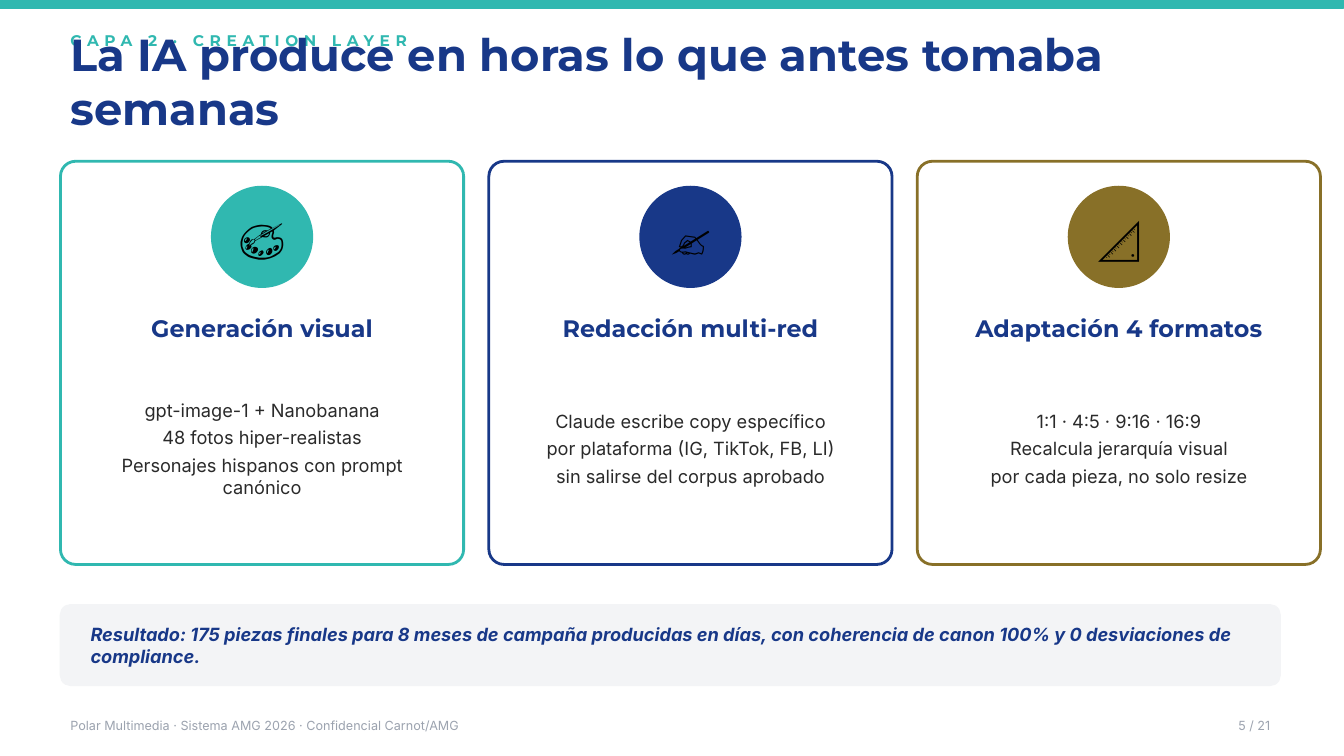
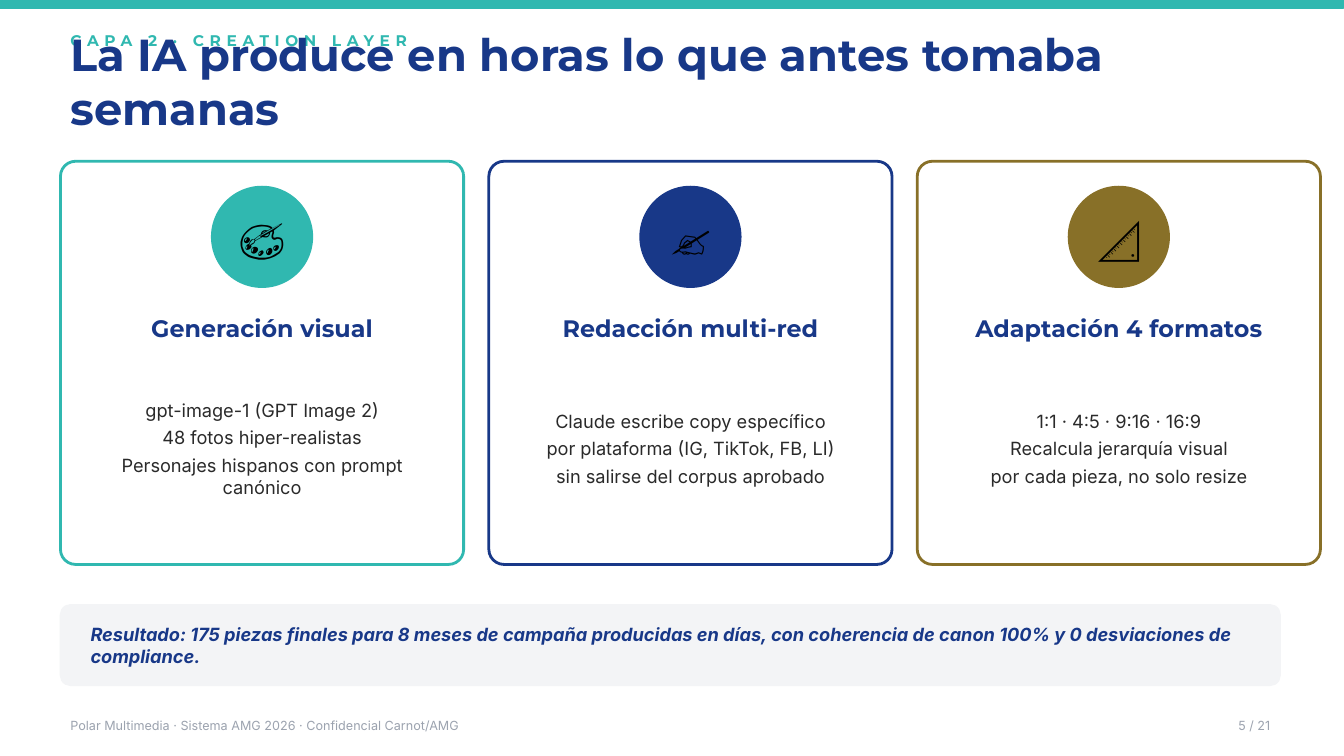
Before and after one commit to polar-multimedia/amg-pylori-hub, a slide deck: slide 5 of Pitch_Ejecutivo_AMG_2026.pptx. Drawn at 1344x756 pixels with LibreOffice and Linux fonts; fonts in the diff are those of the drawing. Boxes give left, top, right and bottom in pixels: in the first picture for what was removed or moved away, otherwise in the second. Text is boxed around its words. In the diff, an @@ line names an element or a change of style, - is before the commit and + after.

```diff
--- a/Pitch_Ejecutivo_AMG_2026.pptx
+++ b/Pitch_Ejecutivo_AMG_2026.pptx
@@ text at (145,402,379,421): text changed @@
-gpt-image-1 + Nanobanana
+gpt-image-1 (GPT Image 2)
```
Also in this commit, not shown: 8 other slides changed, 1 slide added, 1 slide removed, 1 other file.
